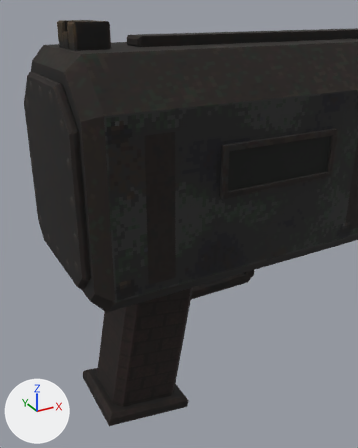
The Blender file Misc/quakevr/models_src/widowmaker/widowmaker.blend: old version first, new version second.
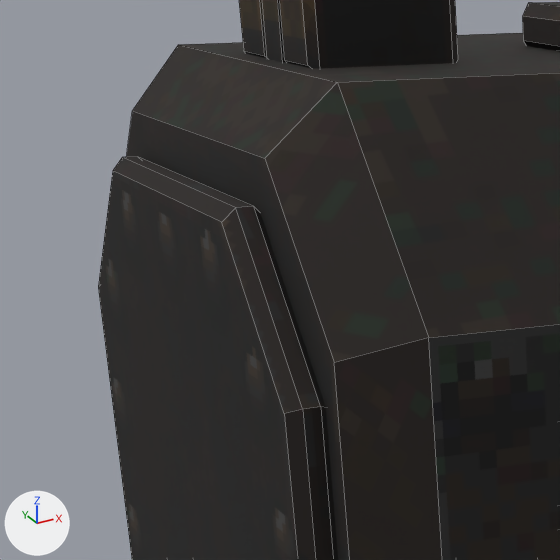
The first picture shows the older version from a 50 mm lens placed at (-3.88, -16.56, 12.65), pointed at (3.26, -3.57, 6.16). The close-ups show the older and then the newer version on the part from 0% to 38% of the width and 8% to 38% of the height of that picture. Only the edits that show in the close-ups are written down. Arrows for +X, +Y and +Z are at lower left; the lights stay in place. The close-ups show mesh edges as thin lines.

Objects in the first close-up: 'Body'.
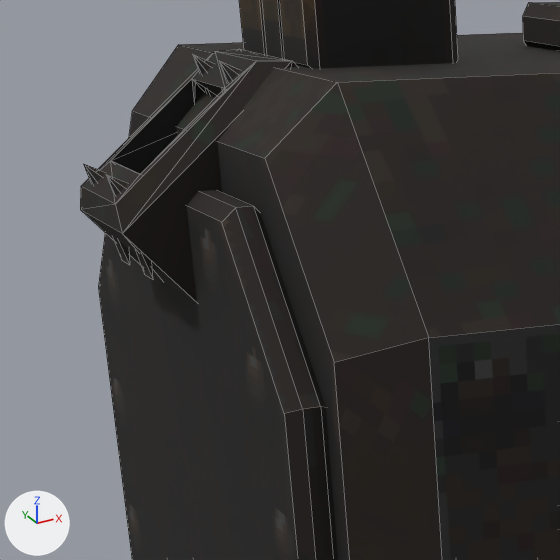
What changed in the scene script:
```text
Add me_screenhousing:
    me_screenhousing.from_pydata(...)  # 64 vertices, 72 faces; spans x -0.38..1.73, y -0.7..0.7, z 9.51..11.45
    me_screenhousing.materials.append(mat_widowmakerskin)  # picture img_widowmaker_skin
Add ob_screenhousing:
    ob_screenhousing = bpy.data.objects.new('ScreenHousing', me_screenhousing)
    ob_screenhousing.location = (0.0, 0.0, 0.0)
```

Pixel boxes [x1, y1, x2, y2] of what changed, in the close-ups (560 x 560 px):
'ScreenHousing', added: after [80, 49, 298, 302]
